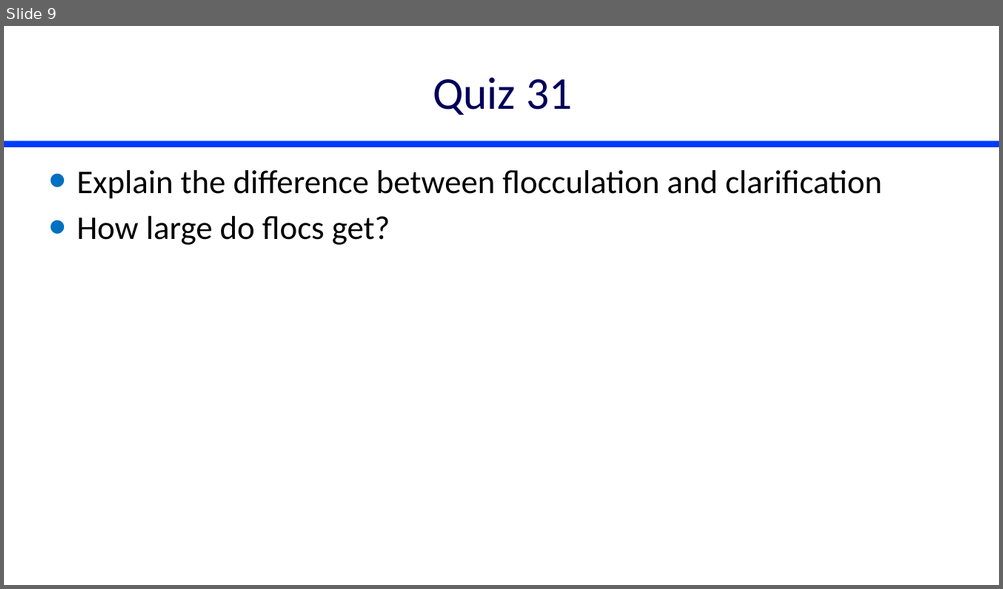
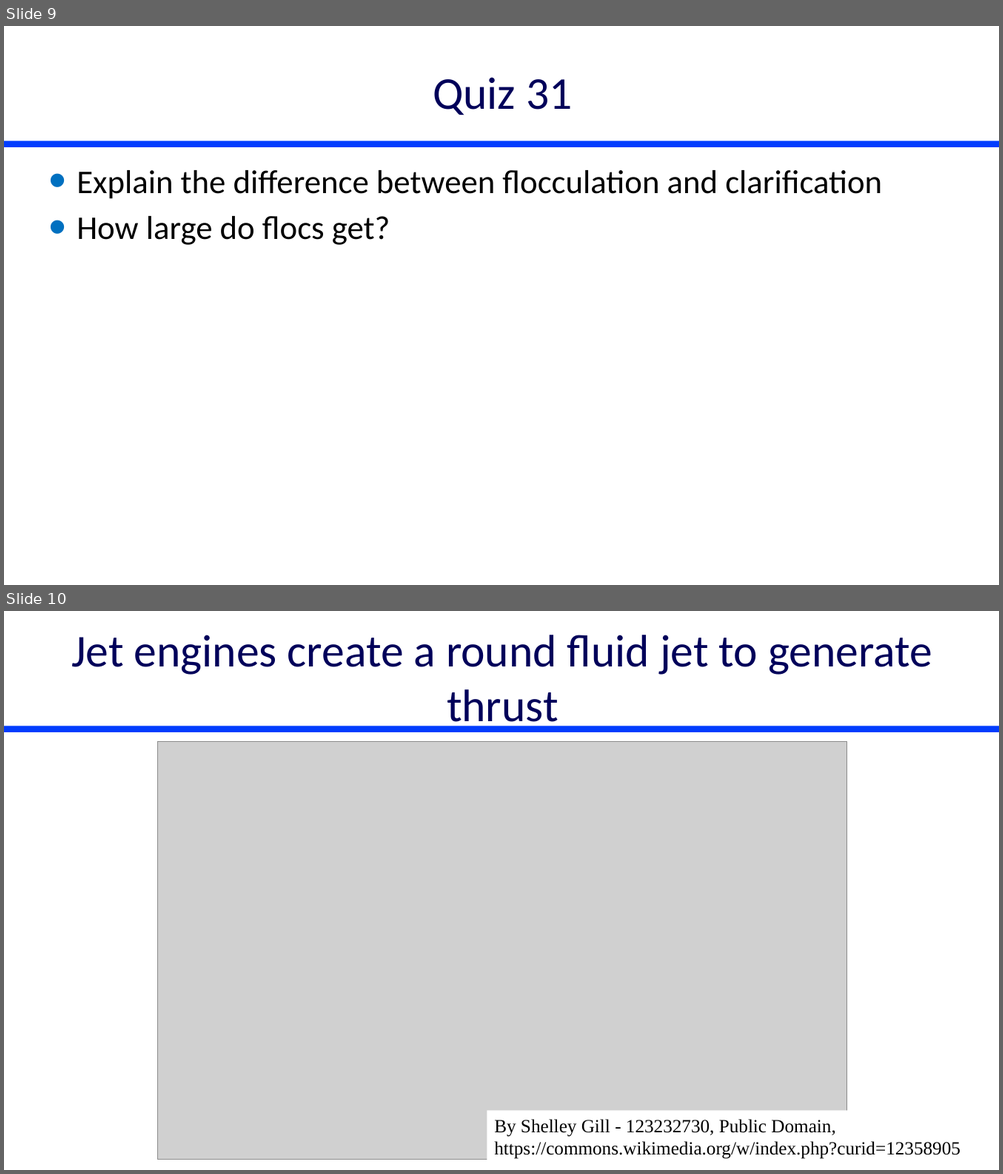
Before and after one commit to monroews/CEE4520Lectures, a slide deck: Discussions/Clarification Reflections.pptx. Shown one above the other, each under a label of ours: slide 9 before the commit, slides 9 and 10 after it. The pictures are 1003x589 and 1003x1174 pixels, drawn with LibreOffice and Linux fonts; fonts in the diff are those of the drawing; grey boxes stand for pictures. Boxes give left, top, right and bottom in pixels: in the first picture for what was removed or moved away, otherwise in the second. Text is boxed around its words. In the diff, an @@ line names an element or a change of style, - is before the commit and + after.

```diff
--- a/Discussions/Clarification Reflections.pptx
+++ b/Discussions/Clarification Reflections.pptx
@@ slide 10 added at box(4, 611, 999, 1170), background #FFFFFF; not listed: 1 template element that a slide beside it also shows @@
@@ title added at box(71, 635, 932, 732), 44 pt, text #00005A @@
+Jet engines create a round fluid jet to generate thrust
@@ picture added at box(158, 741, 846, 1159) @@
@@ rectangle added at box(486, 1111, 984, 1164), fill #FFFFFF, 18 pt, text #000000 @@
+By Shelley Gill - 123232730, Public Domain, https://commons.wikimedia.org/w/index.php?curid=12358905
```
Also in this commit, not shown: 4 other slides added.
